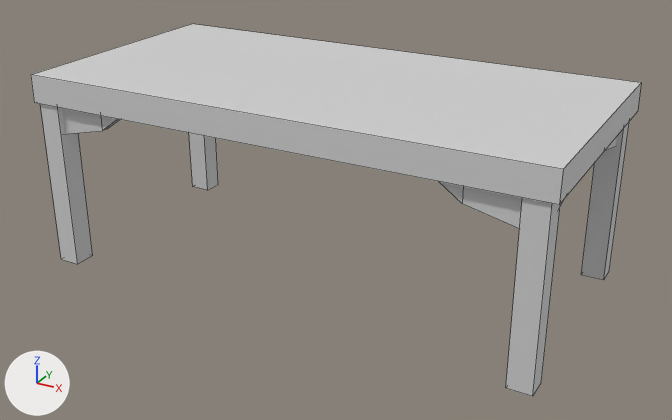
The OBJ model Unity Project/Assets/Assets/Art/3D/table.obj as it was, and as the next commit left it.
Both versions are drawn from a camera (50 mm lens) standing at (11.0, -19.77, 6.6) and looking at (0.26, -0.26, -3.16). Lighting does not change. The marker at lower left points along +X, +Y and +Z. Mesh edges are drawn as thin lines. Where no turn or scale is listed for an object, it has been applied to the vertices.

Names of what the first picture shows: 'Cube.002_Cube.007'.
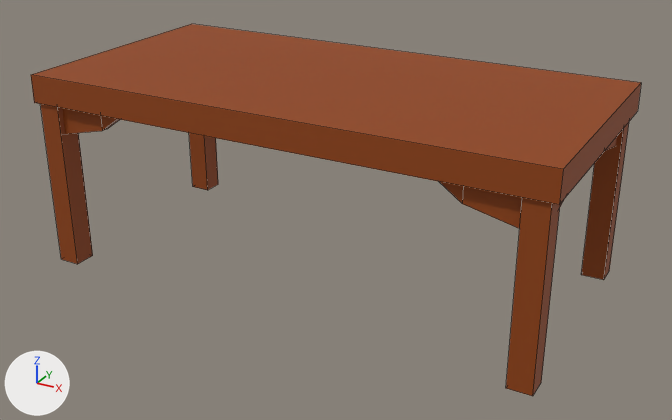
The newer file is also turned or shifted as a whole; pictures and numbers use the older file's frame.

The change, as a list of edits to the scene's bpy script:
```text
Change mat_material:
    mat_material.base_color: (0.64, 0.64, 0.64) -> (0.287, 0.0537, 0.0)  # light grey #d1d1d1 -> brown #924200
```

Where the change shows, as pixel boxes [x1, y1, x2, y2] in the pictures (672 x 420 px):
'Cube.002_Cube.007', recoloured (grey to brown)
    both: [31, 24, 641, 396]
